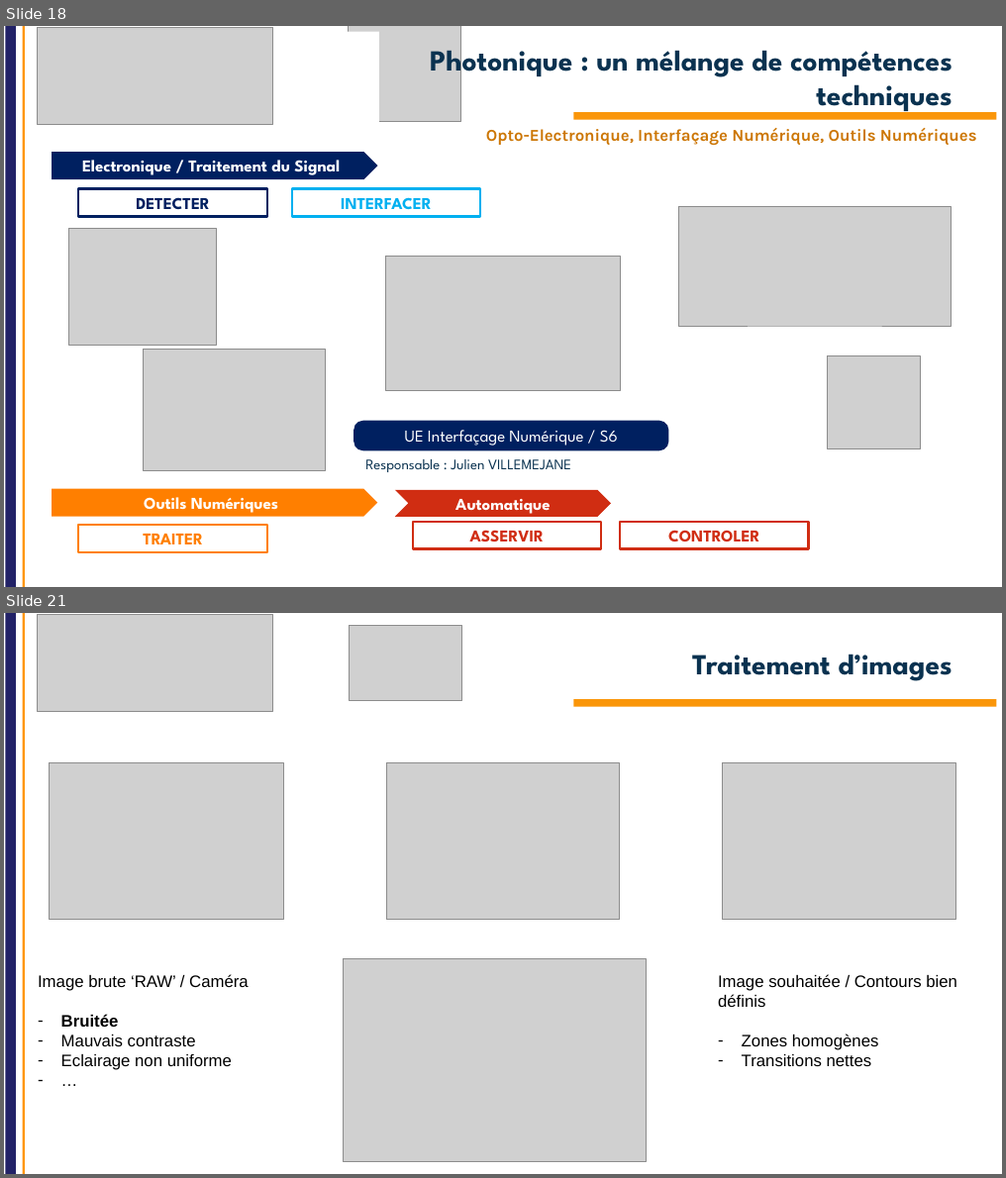
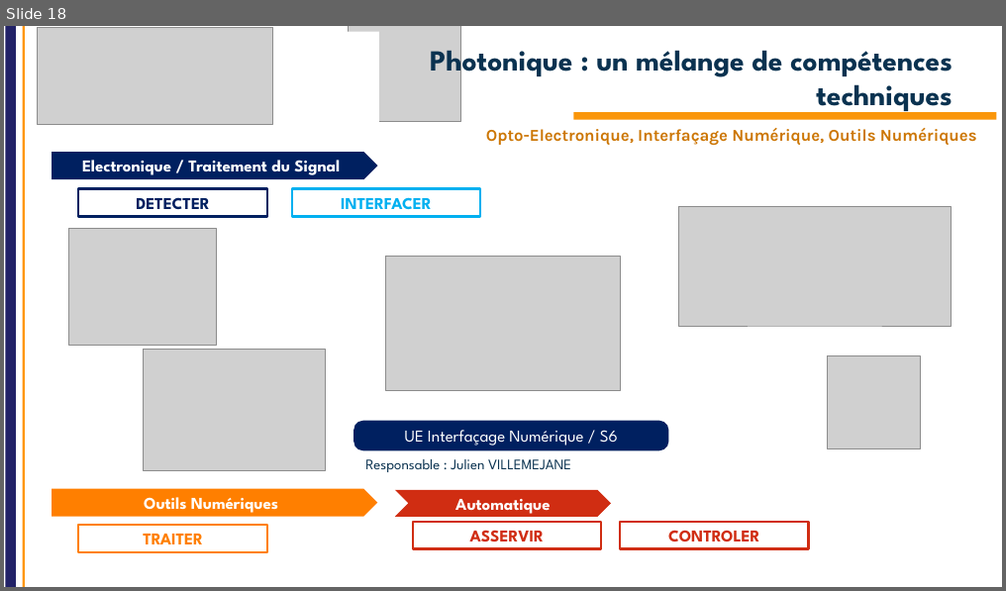
Before and after one commit to IOGS-Digital-Methods/semester-5, a slide deck: OptoElectronique/Cours/S5_Intro_2026_V2.pptx. Shown one above the other, each under a label of ours: slides 18 and 21 before the commit, slide 18 after it; the slides between them are not shown. The pictures are 1006x1178 and 1006x591 pixels, drawn with LibreOffice and Linux fonts; fonts in the diff are those of the drawing; grey boxes stand for pictures; background and template pictures are left out. Boxes give left, top, right and bottom in pixels: in the first picture for what was removed or moved away, otherwise in the second. Text is boxed around its words. In the diff, an @@ line names an element or a change of style, - is before the commit and + after.

```diff
--- a/OptoElectronique/Cours/S5_Intro_2026_V2.pptx
+++ b/OptoElectronique/Cours/S5_Intro_2026_V2.pptx
@@ slide 21 removed at box(4, 613, 1002, 1174), background #FFFFFF; not listed: 2 template elements that a slide beside it also shows @@
@@ picture removed at box(38, 615, 273, 711) @@
@@ picture removed at box(349, 625, 461, 700) @@
@@ title removed at box(692, 654, 952, 681) @@
-Traitement d’images
@@ rectangle removed at box(573, 699, 997, 707) @@
@@ picture removed at box(49, 762, 283, 920) @@
@@ picture removed at box(386, 762, 620, 920) @@
@@ picture removed at box(723, 763, 956, 920) @@
@@ picture removed at box(344, 959, 646, 1162) @@
@@ text removed at box(38, 974, 249, 1070) @@
-Image brute ‘RAW’ / Caméra
-– Bruitée
-– Mauvais contraste
-– Eclairage non uniforme
-– …
@@ text removed at box(718, 974, 957, 1066) @@
-Image souhaitée / Contours bien définis
-– Zones homogènes
-– Transitions nettes
```
Also in this commit, not shown: 2 slides changed, 4 other slides removed, 4 other files.
